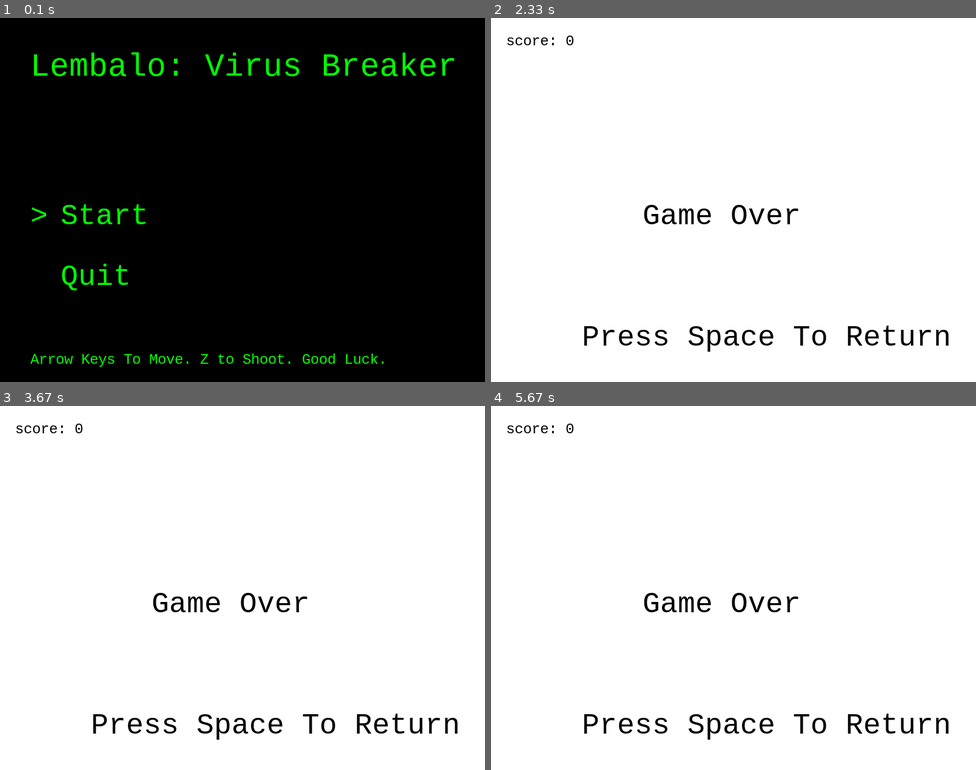
Above: before the commit, frames 1-4 (two rows, left to right).
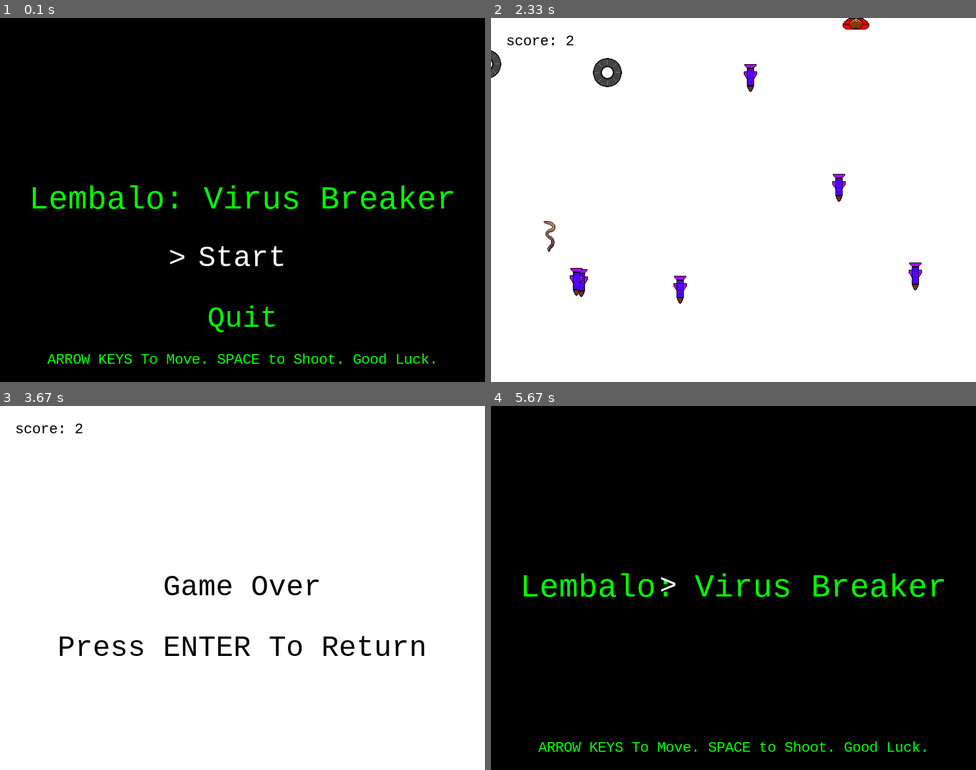
Above: after the commit, the same moments.

Repository: GilbertWilliams/Antimal2ElectricBoogaloo
Game: pygame game, started from main.py
Same seed, same stepped clock (60 frames per second), same inputs: the game is played once before the commit and once after it.
Inputs:
- Up to frame 1 (0.1 s): no input
- Up to frame 2 (2.33 s): tap Enter at 0.33 s; hold Space 0.67-1.13 s; hold Up 0.67-1.13 s; hold Up 1.17-1.63 s; tap Space at 1.23, 1.53, 1.73, 2.03, 2.23 s; hold Right 1.67-2.13 s; hold Left from 2.17 s (still down)
- Up to frame 3 (3.67 s): tap Space at 2.53, 2.8, 3.13, 3.43, 3.57 s; release Left at 2.7 s; hold Down 2.73-3.03 s; hold Left 3.07-3.47 s; hold Up from 3.5 s (still down)
- Up to frame 4 (5.67 s): release Up at 3.87 s; tap Enter at 4.97, 5.63 s; hold Up 5.3-5.6 s; tap Space at 5.37 s

The runs differ from the first frame. In frame 1, 5.0% of the frame differs, in the area x 6-94%, y 9-96%; in frame 2, 3.1%; in frame 3, 3.5%; in frame 4, 99%, in the area x 0-100%, y 0-100%.

Commit message:
Various changes
Centered all text, fixed glitches related to bullet spawning after death
or victory, menu is now expandable.

Diff:
--- a/main.py
+++ b/main.py
@@ -6,9 +6,14 @@
 from pygame.locals import *
 from random import randrange
 
+SCREENWIDTH = 800
+SCREENHEIGHT = 600
+CENTERX = SCREENWIDTH / 2
+CENTERY = SCREENHEIGHT / 2
+
 pygame.init() # Initiate pygame
 pygame.display.set_caption("Space Shooter") # Set window title
-screen = pygame.display.set_mode((800, 600)) # Set window dimensions
+screen = pygame.display.set_mode((SCREENWIDTH, SCREENHEIGHT)) # Set window dimensions
 pygame.mouse.set_visible(0) # Cursor
 
 
@@ -48,7 +53,7 @@
             self.rect.y = 0
 
         # Creates collision with enemies and deletes itself
-        if pygame.sprite.spritecollide(player, enemySprites, True) or pygame.sprite.spritecollide(player, flyerSprites, True):
+        if pygame.sprite.spritecollide(player, enemySprites, True) or pygame.sprite.spritecollide(player, flierSprites, True):
             self.kill()
 
 
@@ -64,7 +69,7 @@
     def update(self):
         self.rect.y += self.vel # Change bullet position
         # Check for collision between bullet and enemies
-        if pygame.sprite.groupcollide(bulletSprites, enemySprites, True, True) or pygame.sprite.groupcollide(bulletSprites, flyerSprites, True, True):
+        if pygame.sprite.groupcollide(bulletSprites, enemySprites, True, True) or pygame.sprite.groupcollide(bulletSprites, flierSprites, True, True):
             player.headcount += 1 # Add to player score if enemy is hit
 
         # Set boundaries
@@ -147,7 +152,7 @@
             self.health -= 1
         if self.health == 0:
             self.kill()
-            hasDied = True
+            bossDead = True
 
 def main():
 
@@ -155,14 +160,14 @@
     global bulletSprites
     global allSprites
     global enemySprites
-    global flyerSprites
+    global flierSprites
     global score
     global bossSprite
     global enemyBullets
-    global hasDied
-    global hasSpawned
-    hasDied = False
-    hasSpawned = False
+    global bossDead
+    global bossSpawn
+    bossDead = False
+    bossSpawn = False
 
 
     # Create an instance of the player at a certain position
@@ -173,7 +178,7 @@
     #Spawns enemies at random X values and offscreen by 50 on the Y axis
     enemy = [Enemy(randrange(0, 750, 1), randrange(-50, 50, 1))]
 
-    flyer = [secretEnemy(randrange(-50, 50, 1), randrange(0, 150, 1))]
+    flier = [secretEnemy(randrange(-50, 50, 1), randrange(0, 150, 1))]
 
     # Add more initial enemies
     for x in range(0, 3):
@@ -181,7 +186,7 @@
 
     # Bullet variable for later creation of Bullet object
     global bullet
-    global flyerBullet
+    global flierBullet
 
     # Create boss object
     global boss
@@ -191,7 +196,7 @@
     playerSprite = pygame.sprite.RenderPlain()
     bulletSprites = pygame.sprite.RenderPlain()
     enemySprites = pygame.sprite.RenderPlain()
-    flyerSprites = pygame.sprite.RenderPlain()
+    flierSprites = pygame.sprite.RenderPlain()
     bossSprite = pygame.sprite.RenderPlain()
     enemyBullets = pygame.sprite.RenderPlain()
 
@@ -200,8 +205,8 @@
     allSprites.add(player)
     enemySprites.add(enemy)
     allSprites.add(enemy)
-    flyerSprites.add(flyer)
-    allSprites.add(flyer)
+    flierSprites.add(flier)
+    allSprites.add(flier)
 
     pVel = 20 # Set default player velocity to pass to Player constructor
 
@@ -242,7 +247,7 @@
                     player.move(-pVel, 'y')
                 elif event.key == pygame.K_DOWN:
                     player.move(pVel, 'y')
-                elif event.key == pygame.K_z and playerSprite.has(player):
+                elif event.key == pygame.K_SPACE and playerSprite.has(player) and not bossDead:
                     bullet = Bullet()
                     bulletSprites.add(bullet)
                     allSprites.add(bullet)
@@ -262,20 +267,20 @@
                     player.move(0, 'y')
                 elif event.key == pygame.K_ESCAPE:
                     keepGoing = False
-                elif event.key == (pygame.K_SPACE and not playerSprite.has(player)) or (score >= scoreLimit and not bossSprite.has(boss)):
+                elif event.key == pygame.K_RETURN and (not playerSprite.has(player) or bossDead):
                     gm = mainMenu()
                     gm.run()
 
             elif event.type == reloadEvent:
-                for flyer in flyerSprites:
+                for flier in flierSprites:
                     Reloaded = True
                     reloadspeed += randrange(0, 500, 100)
-                    flyerBullet = enemyBullet(flyer.rect.x, flyer.rect.y)
-                    enemyBullets.add(flyerBullet)
-                    allSprites.add(flyerBullet)
+                    flierBullet = enemyBullet(flier.rect.x, flier.rect.y)
+                    enemyBullets.add(flierBullet)
+                    allSprites.add(flierBullet)
                     pygame.time.set_timer(reloadEvent, 0)
 
-            elif event.type == bossre and bossSprite.has(boss) and playerSprite.has(player):
+            elif event.type == bossre and bossSpawn and playerSprite.has(player):
                 bossReload = True
                 bossBullet1 = enemyBullet(boss.rect.x, boss.rect.y + 75)
                 bossBullet2 = enemyBullet(boss.rect.x + 150, boss.rect.y + 75)
@@ -297,47 +302,61 @@
         scoreboard = scoreFont.render("score: " + scoreString, 1, (0, 0, 0))
         screen.blit(scoreboard, (25,25))
 
-        scoreLimit = 3
+        scoreLimit = 30
         # Enemy counter for boss fight
-        if score >= scoreLimit and not hasSpawned:
+        if score >= scoreLimit and not bossSpawn:
             boss = Boss(325, 50)
             bossSprite.add(boss)
             allSprites.add(boss)
-            hasSpawned = True
+            bossSpawn = True
 
 
         # Infinitely Spawn Enemies until player has died or boss has spawned
-        if playerSprite.has(player) and not hasSpawned:
+        if playerSprite.has(player) and not bossSpawn:
             if enemySprites.__len__() <= 10:
                 newEnemy = Enemy(randrange(0, 750, 1), randrange(-150, -50, 1))
                 enemySprites.add(newEnemy)
                 allSprites.add(newEnemy)
-            if flyerSprites.__len__() <= 3:
-                newFlyer = secretEnemy(randrange(-150, -50, 1), randrange(0, 100, 1))
-                flyerSprites.add(newFlyer)
-                allSprites.add(newFlyer)
+            if flierSprites.__len__() <= 3:
+                newflier = secretEnemy(randrange(-150, -50, 1), randrange(0, 100, 1))
+                flierSprites.add(newflier)
+                allSprites.add(newflier)
 
         if Reloaded and playerSprite.has(player): # Check if player is alive and enemies can shoot
             Reloaded = False # Expend shot
             pygame.time.set_timer(reloadEvent, reloadspeed) # Repeat
 
-        if bossReload and playerSprite.has(player) and hasSpawned: # Repeat for when boss spawns
+        if bossReload and playerSprite.has(player) and bossSpawn: # Repeat for when boss spawns
             bossReload = False
             pygame.time.set_timer(bossre, bossrs)
 
+        if not playerSprite.has(player) or bossDead:
+            Reloaded = False
+            bossReload = False
+            pygame.time.set_timer(reloadEvent, 0)
+            pygame.time.set_timer(bossre, 0)
+
+
+
         # It's game over, man, game over!
         gameover = gameoverFont.render("Game Over", 1, (0, 0, 0)) # Print game over
-        pressSpace = gameoverFont.render("Press Space To Return", 1, (0, 0, 0))
+        gameoverCenterX = gameover.get_width() / 2
+        gameoverCenterY = gameover.get_height() / 2
+        pressSpace = gameoverFont.render("Press ENTER To Return", 1, (0, 0, 0))
+        pressSpaceCenterX = pressSpace.get_width() / 2
         win = gameoverFont.render("You Win", 1, (0, 0, 0))
+        winCenterX = win.get_width() / 2
+        winCenterY = win.get_height() / 2
         if not playerSprite.has(player): # Check if player has died
             enemySprites.empty()
             allSprites.empty() # Clear all sprites
-            screen.blit(gameover, (250,300))
-            screen.blit(pressSpace, (150, 500))
+            screen.blit(gameover, (CENTERX - gameoverCenterX, CENTERY - gameoverCenterY))
+            screen.blit(pressSpace, (CENTERX - pressSpaceCenterX, CENTERY - gameoverCenterY + 100))
         if score >= scoreLimit and not bossSprite.has(boss): # Check if boss has died
+            bossDead = True
             allSprites.empty()
-            screen.blit(win, (250, 300))
-            screen.blit(pressSpace, (150, 500))
+            screen.blit(win, (CENTERX - winCenterX, CENTERY - winCenterY))
+            screen.blit(pressSpace, (CENTERX - pressSpaceCenterX, CENTERY - winCenterY + 100))
 
         # Update the display
         pygame.display.update()
@@ -345,11 +364,14 @@
     pygame.quit()
     sys.exit()
 
+'''
+Class for the main menu
+'''
 class menuCursor(pygame.sprite.Sprite):
     def __init__(self, x, y):
         pygame.sprite.Sprite.__init__(self)
         self.font = pygame.font.SysFont('courier', 48)
-        self.color = (0, 255, 0)
+        self.color = (255, 255, 255)
         self.image = self.font.render('>', 1, self.color)
         self.rect = self.image.get_rect()
         self.rect.x = x
@@ -362,15 +384,24 @@
         self.titleFont = pygame.font.SysFont('courier', 53)
         self.directFont = pygame.font.SysFont('courier', 24)
         self.color = (0, 255, 0)
+        self.colorSelect = (255, 255, 255)
 
     def run(self):
         title = self.titleFont.render('Lembalo: Virus Breaker', 1, self.color)
         start = self.font.render('Start', 1, self.color)
-        directions = self.directFont.render('Arrow Keys To Move. Z to Shoot. Good Luck.', 1, self.color)
+        startSelect = self.font.render('Start', 1, self.colorSelect)
+        directions = self.directFont.render('ARROW KEYS To Move. SPACE to Shoot. Good Luck.', 1, self.color)
         quitgame = self.font.render('Quit', 1, self.color)
+        quitgameSelect = self.font.render('Quit', 1, self.colorSelect)
+
+        titleCenterX = title.get_width() / 2
+        titleCenterY = title.get_height() / 2
+        startCenterX = start.get_width() / 2
+        directionsCenterX = directions.get_width() / 2
+        quitgameCenterX = quitgame.get_width() / 2
 
         cursor = 0
-        brace = menuCursor(50, 300)
+        brace = menuCursor(CENTERX - startCenterX - 50, CENTERY - titleCenterY + 100)
         bracegroup = pygame.sprite.Group()
         bracegroup.add(brace)
 
@@ -382,17 +413,16 @@
                 if event.type == pygame.QUIT:
                     mainloop = False
                 elif event.type == KEYUP:
-                    if event.key == K_DOWN and cursor == 0:
-                        cursor = 1
-                        brace.rect.y = 400
-                    elif event.key == K_UP and cursor == 1:
-                        cursor = 0
-                        brace.rect.y = 300
-                    elif event.key == K_SPACE or event.key == K_RETURN:
+                    if event.key == K_DOWN and cursor >= 0 and cursor <= 1:
+                        cursor += 1
+                        brace.rect.y += 100
+                    elif event.key == K_UP and cursor >= 0 and cursor <= 1:
+                        cursor -= 1
+                        brace.rect.y -= 100
+                    elif event.key == K_RETURN:
                         if cursor == 0:
                             main()
                             mainloop = False
-
                         elif cursor == 1:
                             mainloop = False
                     elif event.key == K_ESCAPE:
@@ -400,10 +430,14 @@
 
 
             screen.fill((0, 0, 0))
-            screen.blit(title, (50, 50))
-            screen.blit(start, (100, 300))
-            screen.blit(quitgame, (100, 400))
-            screen.blit(directions, (50, 550))
+            screen.blit(title, (CENTERX - titleCenterX, CENTERY - titleCenterY))
+            if cursor == 0:
+                screen.blit(startSelect, (CENTERX - startCenterX, CENTERY - titleCenterY + 100))
+                screen.blit(quitgame, (CENTERX - quitgameCenterX, CENTERY - titleCenterY + 200))
+            elif cursor == 1:
+                screen.blit(start, (CENTERX - startCenterX, CENTERY - titleCenterY + 100))
+                screen.blit(quitgameSelect, (CENTERX - quitgameCenterX, CENTERY - titleCenterY + 200))
+            screen.blit(directions, (CENTERX - directionsCenterX, 550))
             bracegroup.draw(screen)
             bracegroup.update()
 
